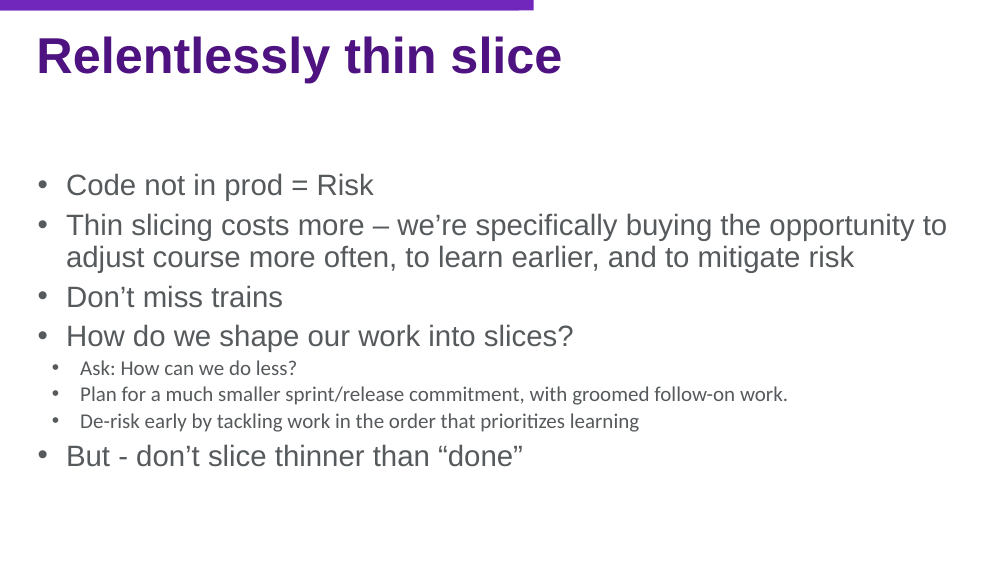
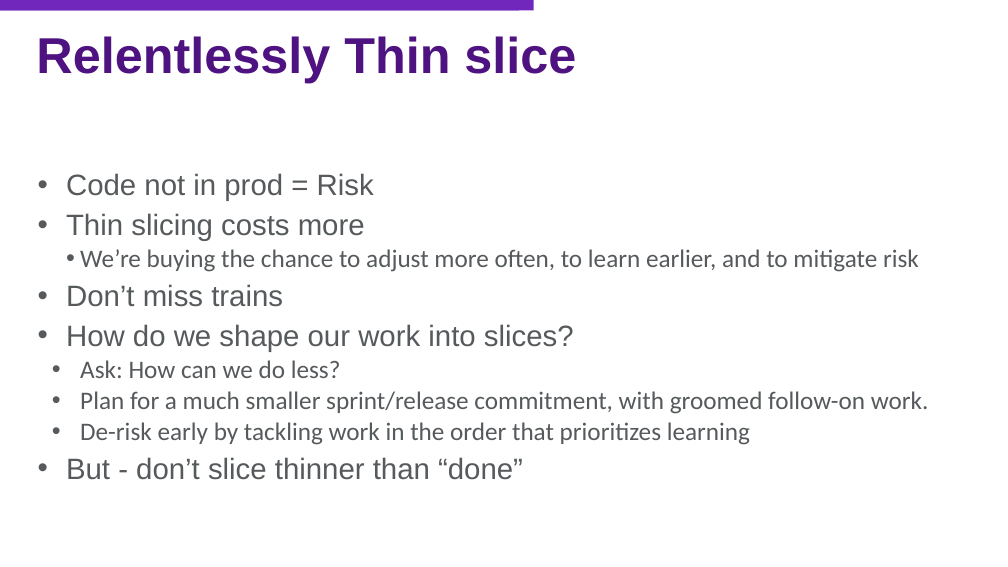
Before and after one commit to jasonjwood/presentations, a slide deck: slide 17 of InFusion2016 - Getting It Done - Jason Wood.pptx. Drawn at 1008x567 pixels with LibreOffice and Linux fonts; fonts in the diff are those of the drawing; background and template pictures are left out. Boxes give left, top, right and bottom in pixels: in the first picture for what was removed or moved away, otherwise in the second. Text is boxed around its words. In the diff, an @@ line names an element or a change of style, - is before the commit and + after.

```diff
--- a/InFusion2016 - Getting It Done - Jason Wood.pptx
+++ b/InFusion2016 - Getting It Done - Jason Wood.pptx
@@ title at bbox=[36, 36, 576, 83]: text changed @@
-Relentlessly thin slice
+Relentlessly Thin slice
@@ text at bbox=[66, 213, 919, 272]: text changed; size 28 to 24 pt; font Arial to Calibri @@
-• Thin slicing costs more – we’re specifically buying the opportunity to adjust course more often, to learn earlier, and to mitigate risk
+• Thin slicing costs more
+  • We’re buying the chance to adjust more often, to learn earlier, and to mitigate risk
@@ text at bbox=[80, 360, 929, 445]: size 20 to 24 pt in "Ask: How can we do less?", "Plan for a much smaller sprint/release commitment, ...", "De-risk early by tackling work in the ..." @@
```
Also in this commit, not shown: 13 other slides changed, 2 slides removed.
